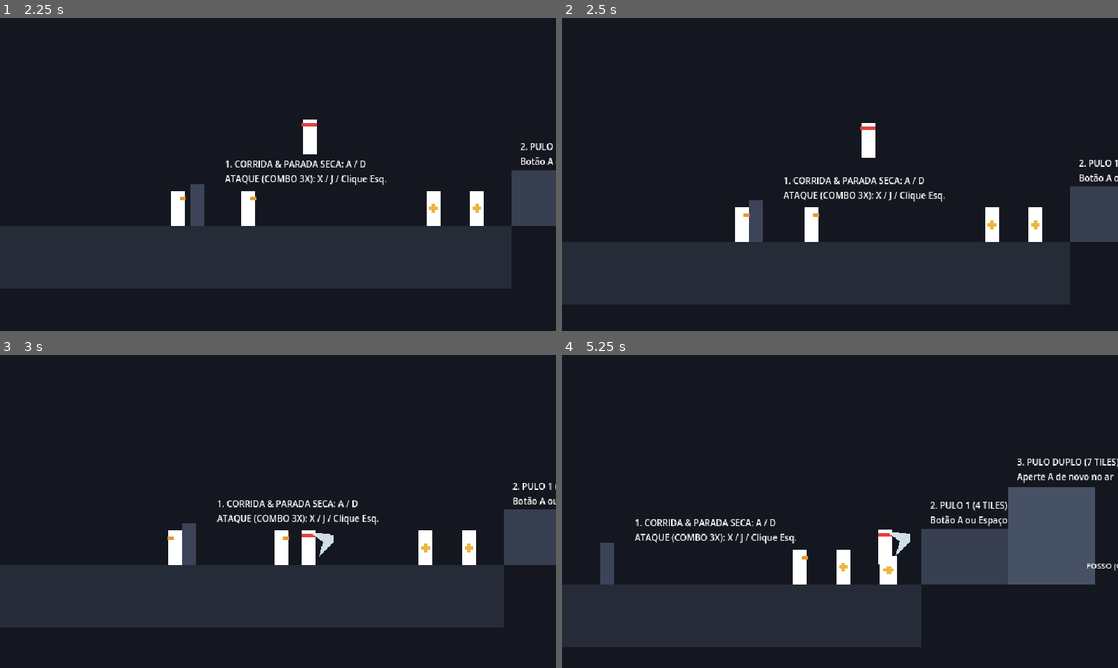
Above: before the commit, frames 1-4 (two rows, left to right).
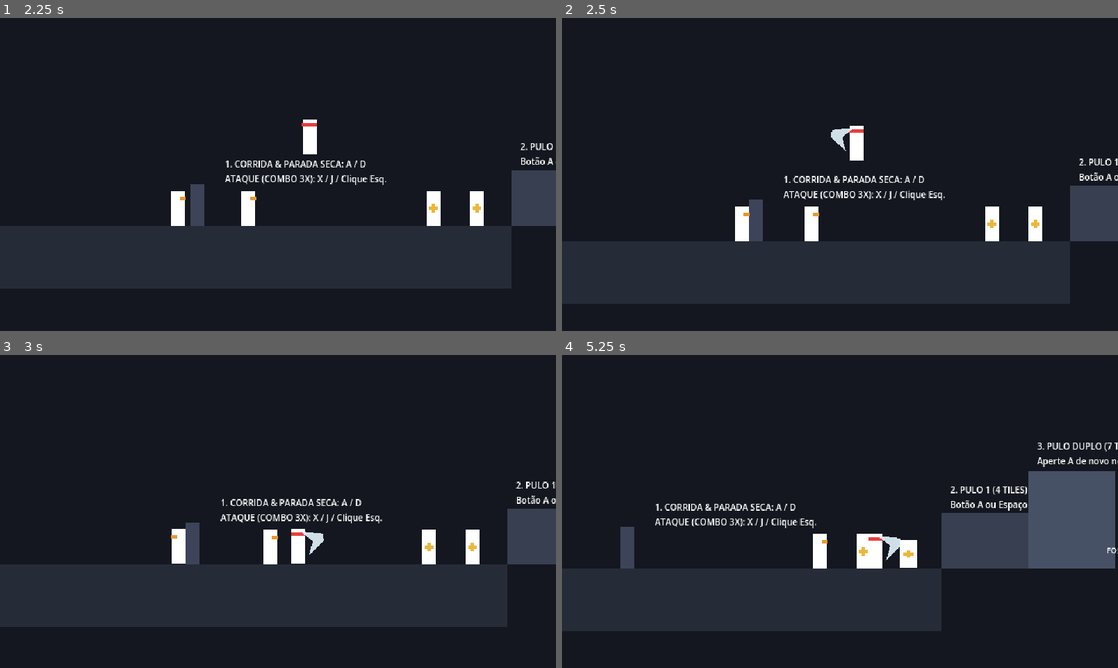
Above: after the commit, the same moments.

Repository: Theadrill/Godot-Roguelike-Prototype
Game: Godot game, scene res://src/world/movement_gym.tscn
Same seed, same stepped clock (60 frames per second), same inputs: the game is played once before the commit and once after it.
Inputs (mouse positions are in pixels of both pictures, inside the frame that each line leads up to):
- Up to frame 1 (2.25 s): tap A (move_left) at 0.5, 1.25, 2 s; move the mouse to (400, 158) at 0.52 s; hold D (move_right) 0.53-2.03 s; click (400, 158) at 0.6 s; tap Space (jump) at 0.77, 1.07, 1.52, 1.55, 1.82, 2.1 s; tap Shift (roll) at 0.8, 1.35 s; move the mouse to (166, 190) at 1.27 s; move the mouse to (333, 105) at 2.02 s; hold A (move_left) from 2.03 s (still down)
- Up to frame 2 (2.5 s): keep holding A (move_left); click (895, 105) at 2.3 s
- Up to frame 3 (3 s): move the mouse to (250, 574) at 2.77 s; release A (move_left) at 2.78 s; hold D (move_right) from 2.78 s (still down); click (250, 574) at 2.85 s
- Up to frame 4 (5.25 s): tap Space (jump) at 3.02, 3.32, 3.77, 3.8, 4.07, 4.52, 4.82 s; tap Shift (roll) at 3.05 s; tap A (move_left) at 3.5, 4.25 s; move the mouse to (1006, 558) at 3.52 s; right-click (1006, 558) at 3.6 s; move the mouse to (673, 464) at 4.27 s; release D (move_right) at 4.28 s; hold A (move_left) 4.28-5.03 s; tap Keypad 2 (look_down) at 4.35 s; click (673, 464) at 4.55 s; move the mouse to (867, 511) at 5.02 s; hold D (move_right) from 5.03 s (still down); tap Keypad 4 (look_left) at 5.1 s; click (867, 511) at 5.17 s

Frame 1 is identical in both runs. In frame 2, 1.9% of the frame differs, in the area x 0-100%, y 33-92%; in frame 3, 3.5%; in frame 4, 16%, in the area x 0-100%, y 28-94%.

Commit message:
feat(player): implement ledge climb vault and progressive wall cling friction

Diff:
--- a/src/entities/player/player.gd
+++ b/src/entities/player/player.gd
@@ -21,7 +21,10 @@
 @export_range(0.0, 0.3, 0.01, "suffix:s") var jump_buffer_duration: float = 0.12
 
 @export_group("Wall Mechanics")
-@export_range(10.0, 300.0, 5.0, "suffix:px/s") var wall_slide_speed: float = 70.0
+@export_range(5.0, 100.0, 5.0, "suffix:px/s") var wall_slide_min_speed: float = 15.0
+@export_range(50.0, 500.0, 10.0, "suffix:px/s") var wall_slide_max_speed: float = 220.0
+@export_range(0.0, 3.0, 0.1, "suffix:s") var wall_cling_hold_time: float = 0.5
+@export_range(0.2, 4.0, 0.1, "suffix:s") var wall_slide_accel_duration: float = 1.2
 @export_range(50.0, 500.0, 10.0, "suffix:px/s") var wall_jump_horizontal: float = 240.0
 @export_range(-600.0, -100.0, 10.0, "suffix:px/s") var wall_jump_vertical: float = -330.0
 
@@ -53,6 +56,7 @@
 var flash_timer: float = 0.0
 var flash_material: ShaderMaterial
 var attack_cooldown_timer: float = 0.0
+var ledge_target_position: Vector2 = Vector2.ZERO
 
 @onready var state_machine: StateMachine = $StateMachine
 @onready var collision_shape: CollisionShape2D = $CollisionShape2D
@@ -63,6 +67,7 @@
 @onready var hitbox: Hitbox = $Visual/Hitbox
 @onready var hurtbox: Hurtbox = $Hurtbox
 @onready var slash_effect: Node2D = $Visual/SlashEffect
+@onready var ledge_climb_visual: Node2D = $Visual/LedgeClimbPlaceholder
 
 func _ready() -> void:
 	current_health = max_health
@@ -216,3 +221,73 @@
 		return absf(joy_y) > absf(joy_x) * 0.85
 
 	return true
+
+func set_ledge_climb_visual(active: bool) -> void:
+	if ledge_climb_visual:
+		ledge_climb_visual.visible = active
+	if body_polygon:
+		body_polygon.visible = not active
+	if visual.has_node("HeadbandPlaceholder"):
+		(visual.get_node("HeadbandPlaceholder") as CanvasItem).visible = not active
+
+## Ledge detection (Dead Cells mantle check):
+## Detects when the player's chest hits a wall edge while open air is above their head,
+## finding the exact floor surface to vault onto.
+func check_ledge() -> bool:
+	if is_crouch_requested():
+		return false
+
+	var space := get_world_2d().direct_space_state
+	if not space:
+		return false
+
+	var face: float = float(facing_direction)
+	var ray_dist: float = 18.0
+
+	# 1. Chest Ray: Must hit solid environment on Layer 1
+	var chest_from := global_position + Vector2(0.0, -22.0)
+	var chest_to := chest_from + Vector2(face * ray_dist, 0.0)
+	var chest_query := PhysicsRayQueryParameters2D.create(chest_from, chest_to, 1)
+	chest_query.exclude = [get_rid()]
+	var chest_hit := space.intersect_ray(chest_query)
+	if chest_hit.is_empty():
+		return false
+
+	var wall_x: float = chest_hit.position.x
+
+	# 2. Head Ray: Must have clear space (no wall above the platform edge)
+	var head_from := global_position + Vector2(0.0, -42.0)
+	var head_to := head_from + Vector2(face * (ray_dist + 4.0), 0.0)
+	var head_query := PhysicsRayQueryParameters2D.create(head_from, head_to, 1)
+	head_query.exclude = [get_rid()]
+	var head_hit := space.intersect_ray(head_query)
+	if not head_hit.is_empty():
+		return false
+
+	# 3. Floor Surface Finder: Cast downwards onto the platform top
+	var floor_from := Vector2(wall_x + (face * 6.0), global_position.y - 50.0)
+	var floor_to := Vector2(wall_x + (face * 6.0), global_position.y - 14.0)
+	var floor_query := PhysicsRayQueryParameters2D.create(floor_from, floor_to, 1)
+	floor_query.exclude = [get_rid()]
+	var floor_hit := space.intersect_ray(floor_query)
+	if floor_hit.is_empty():
+		return false
+
+	# Surface must be a walkable floor (normal pointing upwards)
+	if floor_hit.normal.y > -0.7:
+		return false
+
+	var floor_y: float = floor_hit.position.y
+
+	# 4. Headroom Clearance: Verify 40px standing room above the floor surface
+	var target_x: float = wall_x + (face * 10.0)
+	var ceiling_from := Vector2(target_x, floor_y - 2.0)
+	var ceiling_to := Vector2(target_x, floor_y - 42.0)
+	var ceiling_query := PhysicsRayQueryParameters2D.create(ceiling_from, ceiling_to, 1)
+	ceiling_query.exclude = [get_rid()]
+	var ceiling_hit := space.intersect_ray(ceiling_query)
+	if not ceiling_hit.is_empty():
+		return false
+
+	ledge_target_position = Vector2(target_x, floor_y)
+	return true
--- a/src/entities/player/player.tscn
+++ b/src/entities/player/player.tscn
@@ -14,6 +14,7 @@
 [ext_resource type="Script" path="res://src/entities/player/states/crouch_state.gd" id="12_crouch"]
 [ext_resource type="Script" path="res://src/combat/hitbox.gd" id="13_hitbox"]
 [ext_resource type="Script" path="res://src/combat/hurtbox.gd" id="14_hurtbox"]
+[ext_resource type="Script" path="res://src/entities/player/states/ledge_climb_state.gd" id="15_ledge_climb"]
 
 [sub_resource type="RectangleShape2D" id="RectangleShape2D_1"]
 resource_local_to_scene = true
@@ -72,6 +73,21 @@
 color = Color(0.9, 0.25, 0.25, 1)
 polygon = PackedVector2Array(-8, -32, 10, -32, 10, -36, -8, -36)
 
+[node name="LedgeClimbPlaceholder" type="Node2D" parent="Visual"]
+visible = false
+
+[node name="Body" type="Polygon2D" parent="Visual/LedgeClimbPlaceholder"]
+color = Color(0.18, 0.58, 0.58, 1)
+polygon = PackedVector2Array(-8, 0, 8, 0, 8, -20, -8, -20)
+
+[node name="Headband" type="Polygon2D" parent="Visual/LedgeClimbPlaceholder"]
+color = Color(0.9, 0.25, 0.25, 1)
+polygon = PackedVector2Array(-8, -14, 10, -14, 10, -18, -8, -18)
+
+[node name="Hands" type="Polygon2D" parent="Visual/LedgeClimbPlaceholder"]
+color = Color(0.95, 0.75, 0.5, 1)
+polygon = PackedVector2Array(6, -20, 12, -20, 12, -16, 6, -16)
+
 [node name="SlashEffect" type="Node2D" parent="Visual"]
 visible = false
 position = Vector2(0, -20)
@@ -124,3 +140,6 @@
 
 [node name="Crouch" type="Node" parent="StateMachine"]
 script = ExtResource("12_crouch")
+
+[node name="LedgeClimb" type="Node" parent="StateMachine"]
+script = ExtResource("15_ledge_climb")
--- a/src/entities/player/states/double_jump_state.gd
+++ b/src/entities/player/states/double_jump_state.gd
@@ -20,6 +20,11 @@
 		state_machine.transition_to("roll")
 		return
 
+	# Attack in air
+	if Input.is_action_just_pressed("attack_primary") and player.can_attack():
+		state_machine.transition_to("attack")
+		return
+
 	var direction := Input.get_axis("move_left", "move_right")
 	if direction != 0.0:
 		player.update_facing(direction)
@@ -33,4 +38,11 @@
 		state_machine.transition_to("fall")
 		return
 
+	# Ledge climb check while rising towards corner
+	var is_holding_away: bool = (direction != 0.0 and signf(direction) != float(player.facing_direction))
+	if not is_holding_away:
+		if player.check_ledge():
+			state_machine.transition_to("ledgeclimb")
+			return
+
 	player.move_and_slide()
--- a/src/entities/player/states/fall_state.gd
+++ b/src/entities/player/states/fall_state.gd
@@ -45,21 +45,29 @@
 		state_machine.transition_to("attack")
 		return
 
+	# Horizontal air control (update facing first)
+	var direction := Input.get_axis("move_left", "move_right")
+	if direction != 0.0:
+		player.update_facing(direction)
+
+	# Ledge climb check: mantle onto platform corner if touching or moving towards ledge
+	var is_holding_away: bool = (direction != 0.0 and signf(direction) != float(player.facing_direction))
+	if not is_holding_away:
+		if player.check_ledge():
+			state_machine.transition_to("ledgeclimb")
+			return
+
 	if player.is_on_wall_only():
 		var wall_norm: float = signf(player.get_wall_normal().x)
 		if wall_norm != player.last_wall_jump_normal_x:
-			var move_dir: float = Input.get_axis("move_left", "move_right")
-			if signf(move_dir) == -wall_norm:
+			if signf(direction) == -wall_norm:
 				state_machine.transition_to("wallslide")
 				return
 
 	# Gravity (100% normal, falls cleanly through enemies)
 	player.velocity.y += (player.gravity * player.fall_gravity_multiplier) * delta
 
-	# Horizontal air control
-	var direction := Input.get_axis("move_left", "move_right")
 	if direction != 0.0:
-		player.update_facing(direction)
 		player.velocity.x = move_toward(
 			player.velocity.x,
 			direction * player.run_speed,
--- a/src/entities/player/states/jump_state.gd
+++ b/src/entities/player/states/jump_state.gd
@@ -45,4 +45,11 @@
 		state_machine.transition_to("fall")
 		return
 
+	# Ledge climb check while rising towards corner
+	var is_holding_away: bool = (direction != 0.0 and signf(direction) != float(player.facing_direction))
+	if not is_holding_away:
+		if player.check_ledge():
+			state_machine.transition_to("ledgeclimb")
+			return
+
 	player.move_and_slide()
--- /dev/null
+++ b/src/entities/player/states/ledge_climb_state.gd
@@ -0,0 +1,63 @@
+class_name LedgeClimbState
+extends State
+
+## Ledge Climb / Vault State (Dead Cells style).
+## Snappy mantling onto the top surface of a platform when grabbing a ledge.
+
+var player: Player
+var start_pos: Vector2 = Vector2.ZERO
+var target_pos: Vector2 = Vector2.ZERO
+var climb_timer: float = 0.0
+const CLIMB_DURATION: float = 0.18
+
+func enter() -> void:
+	player = character as Player
+	start_pos = player.global_position
+	target_pos = player.ledge_target_position
+	climb_timer = 0.0
+
+	player.velocity = Vector2.ZERO
+	player.set_ledge_climb_visual(true)
+
+	# Reset jump allowances
+	player.can_double_jump = true
+	player.coyote_timer = player.coyote_duration
+
+func exit() -> void:
+	player.set_ledge_climb_visual(false)
+
+func physics_update(delta: float) -> void:
+	# Vault jump-cancel: pressing jump during climb vaults up and over
+	if Input.is_action_just_pressed("jump"):
+		player.global_position = target_pos
+		player.velocity = Vector2(float(player.facing_direction) * player.run_speed * 0.8, player.jump_velocity * 0.95)
+		state_machine.transition_to("jump")
+		return
+
+	# Roll-cancel: can roll directly onto the platform
+	if Input.is_action_just_pressed("roll"):
+		player.global_position = target_pos
+		state_machine.transition_to("roll")
+		return
+
+	climb_timer += delta
+
+	# Two-phase mantle: lift vertically first (0% - 60%), then step forward onto ledge (25% - 100%)
+	var y_t := clampf(climb_timer / (CLIMB_DURATION * 0.6), 0.0, 1.0)
+	var ease_y := y_t * y_t * (3.0 - 2.0 * y_t)
+
+	var x_t := clampf((climb_timer - CLIMB_DURATION * 0.25) / (CLIMB_DURATION * 0.75), 0.0, 1.0)
+	var ease_x := x_t * x_t * (3.0 - 2.0 * x_t)
+
+	player.global_position.x = lerpf(start_pos.x, target_pos.x, ease_x)
+	player.global_position.y = lerpf(start_pos.y, target_pos.y, ease_y)
+
+	if climb_timer >= CLIMB_DURATION:
+		player.global_position = target_pos
+		player.velocity = Vector2.ZERO
+
+		var move_dir := Input.get_axis("move_left", "move_right")
+		if abs(move_dir) > 0.1:
+			state_machine.transition_to("run")
+		else:
+			state_machine.transition_to("idle")
--- a/src/entities/player/states/wall_slide_state.gd
+++ b/src/entities/player/states/wall_slide_state.gd
@@ -1,12 +1,20 @@
 class_name WallSlideState
 extends State
 
+## Progressive Wall Slide / Cling State.
+## Simulates realistic friction falloff:
+## 1. Initial solid grip hold (e.g. 0.5s freeze)
+## 2. Struggling slip phase: velocity starts tiny (15 px/s) and accelerates smoothly
+##    over 1.2s up to max slide speed (220 px/s), mimicking grip failing under gravity.
+## 3. Player can jump off, let go, or press DOWN to bypass the hold and drop fast.
+
 var player: Player
+var slide_timer: float = 0.0
 
 func enter() -> void:
 	player = character as Player
-	# Zero out velocity completely on entry so player sticks to the wall immediately!
 	player.velocity = Vector2.ZERO
+	slide_timer = 0.0
 
 func physics_update(delta: float) -> void:
 	if player.is_on_floor():
@@ -26,13 +34,41 @@
 	var wall_norm: float = signf(player.get_wall_normal().x)
 	var input_dir: float = Input.get_axis("move_left", "move_right")
 
+	# Orient player into the wall
+	if wall_norm != 0.0:
+		player.update_facing(-wall_norm)
+
 	# If player explicitly steers AWAY from the wall (and didn't jump), let go
 	if signf(input_dir) == wall_norm and abs(input_dir) > 0.4:
 		state_machine.transition_to("fall")
 		return
 
+	# Ledge climb check: if near the top corner of the wall
+	if not player.is_crouch_requested():
+		if player.check_ledge():
+			state_machine.transition_to("ledgeclimb")
+			return
+
+	slide_timer += delta
+
+	# If holding down, immediately skip hold and accelerate to full slide speed
+	if Input.is_action_pressed("down"):
+		slide_timer = maxf(slide_timer, player.wall_cling_hold_time + player.wall_slide_accel_duration)
+
 	# Maintain slight pressure towards wall to keep is_on_wall reliable in Godot 4
 	player.velocity.x = -wall_norm * 15.0
-	# Slide down smoothly with clamped speed
-	player.velocity.y = move_toward(player.velocity.y, player.wall_slide_speed, (player.gravity * 0.5) * delta)
+
+	# Progressive grip physics:
+	if slide_timer < player.wall_cling_hold_time:
+		# Phase 1: Firm grip hold (completely stationary)
+		player.velocity.y = 0.0
+	else:
+		# Phase 2: Slipping struggle (smooth non-linear acceleration from min to max speed)
+		var slip_time := slide_timer - player.wall_cling_hold_time
+		var t := clampf(slip_time / maxf(player.wall_slide_accel_duration, 0.01), 0.0, 1.0)
+		# Quadratic friction falloff: starts almost imperceptible, then accelerates quickly
+		var curve := t * t
+		var target_speed := lerpf(player.wall_slide_min_speed, player.wall_slide_max_speed, curve)
+		player.velocity.y = move_toward(player.velocity.y, target_speed, (player.gravity * 0.8) * delta)
+
 	player.move_and_slide()
Not shown: 1 places in src/entities/player/player.tscn that only renumber resources
Not shown, added: src/entities/player/states/ledge_climb_state.gd.uid
